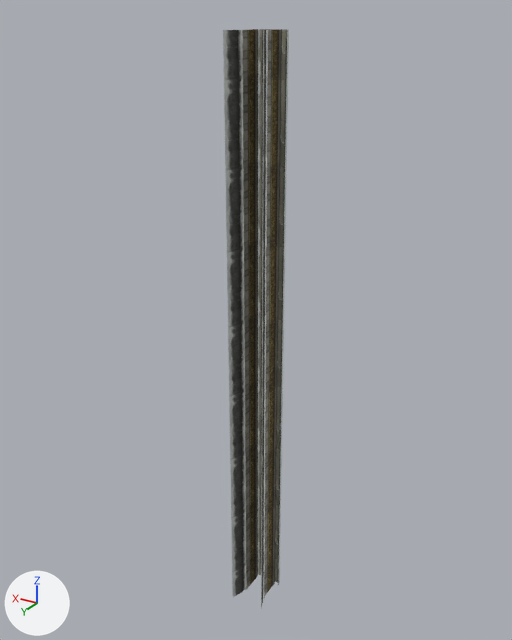
Renders of the OBJ model sceneobjs/zhongbu_fuben_207/zhongbu_fuben_207_wall_01_e.obj from each side of a commit.
Rendered twice from a 50 mm camera at (-1105.0, 1772.0, 1062.0) aimed at (30.0, -120.0, 116.0). Arrows for +X, +Y and +Z are at lower left; the lights stay in place. Where no turn or scale is listed for an object, it has been applied to the vertices.

Script lines for the objects in view, before the commit:
```python
me_zhongbu_fuben_207_wall_01_e = bpy.data.meshes.new('zhongbu_fuben_207_wall_01_e')
me_zhongbu_fuben_207_wall_01_e.from_pydata(...)  # 147 vertices, 176 faces; spans x -64.0..64.0, y -160.0..0.0, z -1024.0..1024.0
me_zhongbu_fuben_207_wall_01_e.materials.append(mat_material_1)  # picture img_zhongbu_fuben_207_wall_01_png
ob_zhongbu_fuben_207_wall_01_e = bpy.data.objects.new('zhongbu_fuben_207_wall_01_e', me_zhongbu_fuben_207_wall_01_e)
ob_zhongbu_fuben_207_wall_01_e.location = (0.0, 0.0, 0.0)
```
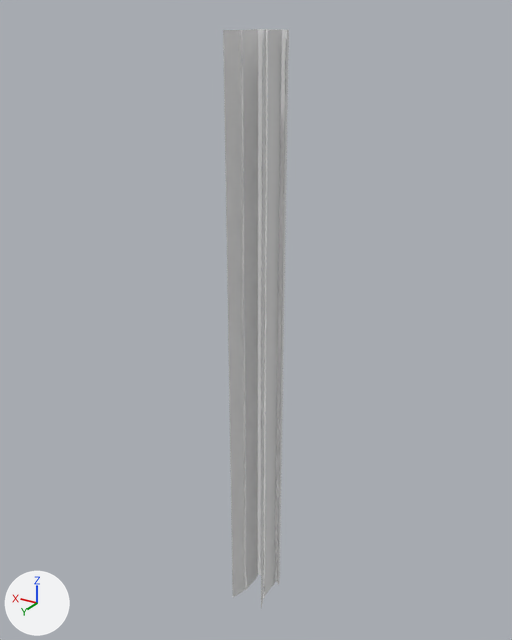
Boxes (x1, y1, x2, y2) around the edits, measured in the pictures (512 x 640 px):
'zhongbu_fuben_207_wall_01_e', recoloured
    both: (223, 29, 289, 608)

What the commit changed:
Material 'material_1' (mat_material_1_1) is new.
Its base color is (0.8, 0.8, 0.8) (white #e7e7e7).
Its roughness is 1.0.
me_zhongbu_fuben_207_wall_01_e has 147 vertices, 176 faces and spans x -64.0..64.0, y -160.0..0.0, z -1024.0..1024.0.
me_zhongbu_fuben_207_wall_01_e no longer uses material mat_material_1 (picture img_zhongbu_fuben_207_wall_01_png).
me_zhongbu_fuben_207_wall_01_e now uses material mat_material_1_1 (white #e7e7e7).
